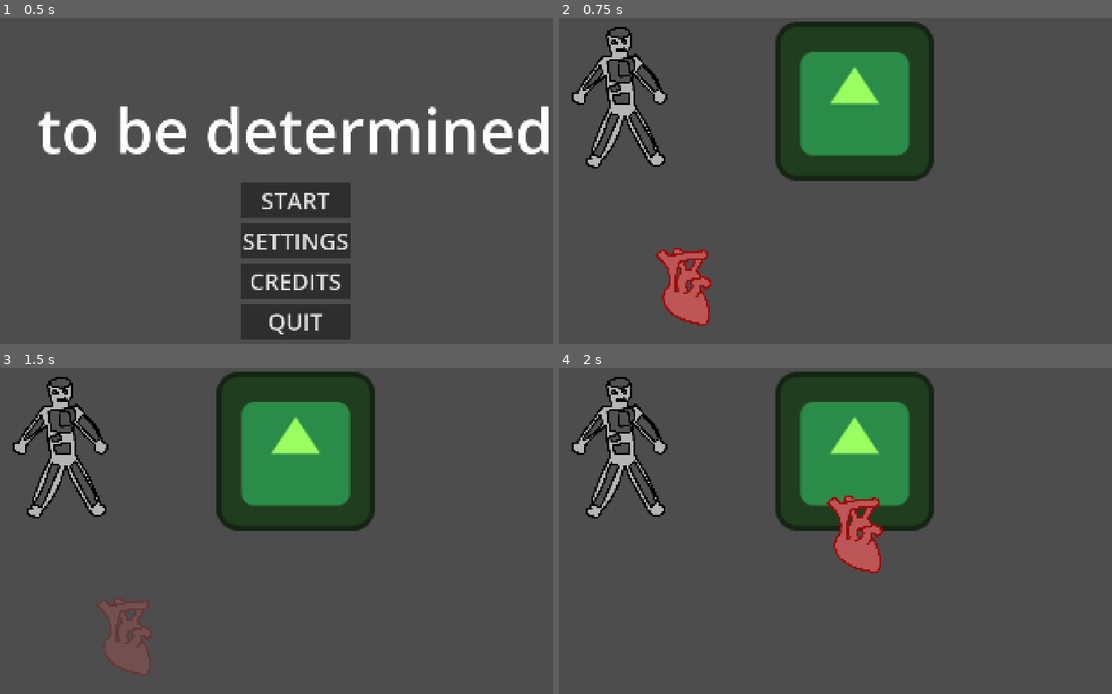
Above: before the commit, frames 1-4 (two rows, left to right).
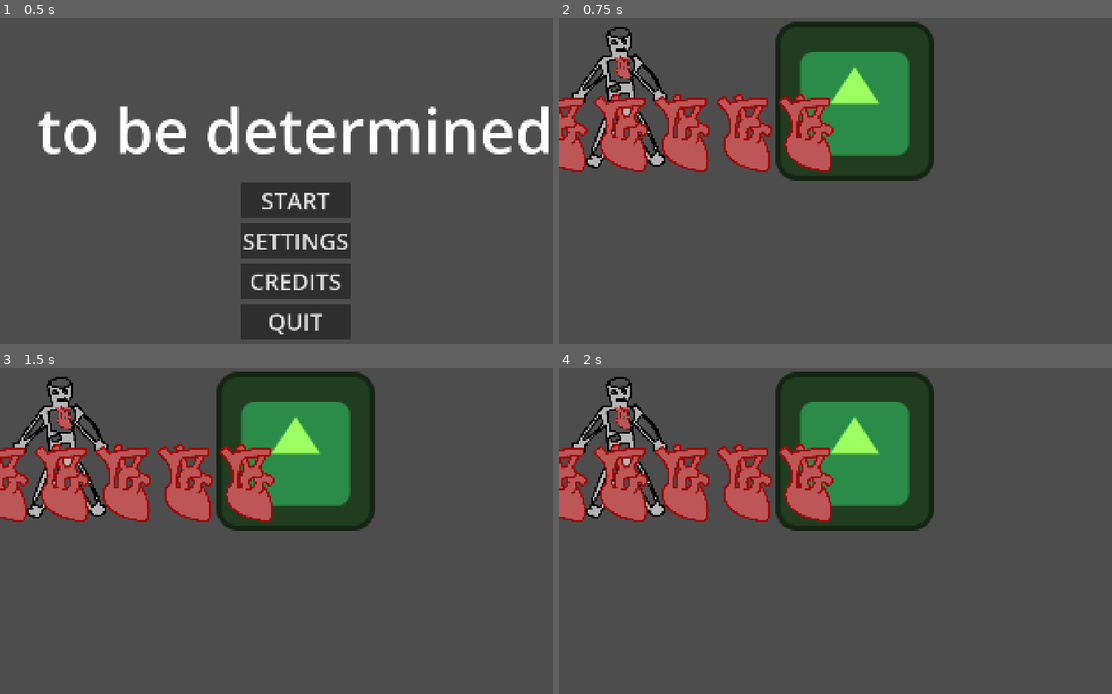
Above: after the commit, the same moments.

Repository: Orangechrisy/brackeys-jam-2025-2
Game: Godot game, scene res://scenes/main_menu.tscn
Same seed, same stepped clock (60 frames per second), same inputs: the game is played once before the commit and once after it. The engine's default icon, where the game draws it, is replaced by a stand-in: a white triangle on a blue panel in a dark square.
Inputs (mouse positions are in pixels of both pictures, inside the frame that each line leads up to):
- Up to frame 1 (0.5 s): no input
- Up to frame 2 (0.75 s): click "START" at 0.5 s
- Up to frame 3 (1.5 s): tap Enter at 1.25 s; move the mouse to (121, 635) at 1.27 s; click (121, 635) at 1.35 s
- Up to frame 4 (2 s): no input

Frame 1 is identical in both runs. In frame 2, 9.0% of the frame differs, in the area x 0-50%, y 11-95%; in frame 3, 9.0%; in frame 4, 9.0%.

Commit message:
part movement in hand and making little body highlight parts when hovering

Diff:
--- a/assets/heart.tres
+++ /dev/null
@@ -1,10 +0,0 @@
-[gd_resource type="Resource" script_class="BodyParts" load_steps=3 format=3 uid="uid://dlxevvkost0ye"]
-
-[ext_resource type="Texture2D" uid="uid://jc3jhakn7mi" path="res://assets/heart.png" id="1_lhi43"]
-[ext_resource type="Script" uid="uid://bcpypyqayqd83" path="res://scripts/body_parts.gd" id="1_x1sun"]
-
-[resource]
-script = ExtResource("1_x1sun")
-name = &"Heart"
-image = ExtResource("1_lhi43")
-metadata/_custom_type_script = "uid://bcpypyqayqd83"
--- a/scenes/body.tscn
+++ b/scenes/body.tscn
@@ -1,8 +1,9 @@
-[gd_scene load_steps=4 format=3 uid="uid://dsvf6lqslsu2t"]
+[gd_scene load_steps=5 format=3 uid="uid://dsvf6lqslsu2t"]
 
 [ext_resource type="Texture2D" uid="uid://bgrdr5iiyvh1t" path="res://assets/body.png" id="1_jmcoc"]
 [ext_resource type="Script" uid="uid://pbk08wawiydj" path="res://scripts/body.gd" id="1_veluv"]
 [ext_resource type="PackedScene" uid="uid://wsl2rcamd0fy" path="res://scenes/game_manager.tscn" id="2_lgxe7"]
+[ext_resource type="Texture2D" uid="uid://jc3jhakn7mi" path="res://assets/heart.png" id="4_lgxe7"]
 
 [node name="body" type="Node2D"]
 script = ExtResource("1_veluv")
@@ -10,3 +11,10 @@
 
 [node name="Body" type="Sprite2D" parent="."]
 texture = ExtResource("1_jmcoc")
+
+[node name="Parts" type="Node2D" parent="."]
+
+[node name="Heart" type="Sprite2D" parent="Parts"]
+position = Vector2(11, -97)
+scale = Vector2(0.3, 0.3)
+texture = ExtResource("4_lgxe7")
--- a/scenes/body_part.gd
+++ b/scenes/body_part.gd
@@ -5,6 +5,9 @@
 signal part_entered(part: Area2D)
 signal part_exited(part: Area2D)
 
+func _ready() -> void:
+	get_parent().get_parent().connect_part_signals(self)
+
 func _on_mouse_entered() -> void:
 	part_entered.emit(self)
 
--- a/scenes/encounter.gd
+++ b/scenes/encounter.gd
@@ -1,5 +1,6 @@
 extends Node2D
 
+const BODY_PART = preload("res://scenes/body_part.tscn")
 
 func _ready():
 	create_enemy()
@@ -17,12 +18,44 @@
 	enemy.position = Vector2(960.0, 270.0)
 	add_child(enemy)
 
+var current_parts = []
+
 func create_hand():
-	#$"Organ holder/BodyPart".connect("mouse_entered", hover_part)
-	pass
+	for i in range(5):
+		var part = BODY_PART.instantiate()
+		$"Organ holder".add_child(part)
+		current_parts.append(part)
+		part.position = Vector2(0, get_viewport().size.y - get_viewport().size.y / 6)
+		update_part_positions()
 
-var hovered_part: Area2D = null
+# updates the parts so they are in the right positions
+func update_part_positions():
+	var x_pos = get_viewport().size.x / 2
+	var y_pos = get_viewport().size.y - get_viewport().size.y / 6
+	for i in range(current_parts.size()):
+		calc_and_move_part(i, x_pos, y_pos, 0.1)
 
+# calculates the new position for a part and moves it
+func calc_and_move_part(i, x_position, y_position, speed):
+	var new_position = Vector2(calculate_part_position(i, x_position), y_position)
+	var part = current_parts[i]
+	animate_part_to_position(part, new_position, speed)
+
+
+# for determining where a part in the hand should sit
+func calculate_part_position(index, x_position):
+	var part = current_parts[index]
+	var width = part.get_node("CollisionShape2D").get_shape().radius * 2
+	var x_offset = (current_parts.size() - 1) * width
+	var new_x_position = x_position + (index * width) - (x_offset / 2)
+	return new_x_position
+
+# moves part to a position smoothly
+func animate_part_to_position(part, new_position, speed):
+	var tween = get_tree().create_tween()
+	tween.set_pause_mode(Tween.TWEEN_PAUSE_STOP)
+	tween.tween_property(part, "position", new_position, speed)
+	await tween.finished
 
 @onready var turn: int = 1
 @onready var player_turn: bool = true
@@ -34,21 +67,32 @@
 	else:
 		player_turn=true
 
+var hovered_part: Area2D = null
 
-func _on_body_part_part_entered(part: Area2D) -> void:
+func connect_part_signals(part: Area2D):
+	part.connect("part_entered", body_part_part_entered)
+	part.connect("part_exited", body_part_part_exited)
+
+func body_part_part_entered(part: Area2D) -> void:
 	hovered_part=part
+	print("entered")
+	$"body/Parts".get_child(part.partID).modulate = Color("#ff00ff")
 
-func _on_body_part_part_exited(part: Area2D) -> void:
+func body_part_part_exited(part: Area2D) -> void:
+	$"body/Parts".get_child(part.partID).modulate = Color("#ffffff")
 	if hovered_part==part:
 		hovered_part=null
+	elif hovered_part.partID == part.partID: # to fix weird issue of entering triggering first on part with same ID
+		$"body/Parts".get_child(part.partID).modulate = Color("#ff00ff")
 
 func play_part(part: Area2D):
 	var tween = create_tween()
-
 	tween.tween_property(part, "modulate", Color("#ffffff00"), 0.2)
 	tween.set_pause_mode(Tween.TWEEN_PAUSE_STOP)
 	await tween.finished
 
+	current_parts.erase(part)
+	update_part_positions()
 	part.position = Vector2(960.0, 540.0)
 
 	var tween2 = create_tween()
--- a/scenes/encounter.tscn
+++ b/scenes/encounter.tscn
@@ -1,8 +1,7 @@
-[gd_scene load_steps=4 format=3 uid="uid://cda83b6vq6mnk"]
+[gd_scene load_steps=3 format=3 uid="uid://cda83b6vq6mnk"]
 
 [ext_resource type="Script" uid="uid://cmq5djgffo3y4" path="res://scenes/encounter.gd" id="1_ensgf"]
 [ext_resource type="PackedScene" uid="uid://dsvf6lqslsu2t" path="res://scenes/body.tscn" id="1_lp88p"]
-[ext_resource type="PackedScene" uid="uid://df0egfto1tkjr" path="res://scenes/body_part.tscn" id="3_ensgf"]
 
 [node name="encounter" type="Node2D"]
 script = ExtResource("1_ensgf")
@@ -12,9 +11,3 @@
 
 [node name="Organ holder" type="Node2D" parent="."]
 z_index = 4
-
-[node name="BodyPart" parent="Organ holder" instance=ExtResource("3_ensgf")]
-position = Vector2(403, 873)
-
-[connection signal="part_entered" from="Organ holder/BodyPart" to="." method="_on_body_part_part_entered"]
-[connection signal="part_exited" from="Organ holder/BodyPart" to="." method="_on_body_part_part_exited"]
--- a/scripts/body_parts.gd
+++ /dev/null
@@ -1,4 +0,0 @@
-class_name BodyParts extends Resource
-
-@export var name : StringName
-@export var image : Texture2D
Not shown, removed: scripts/body_parts.gd.uid
